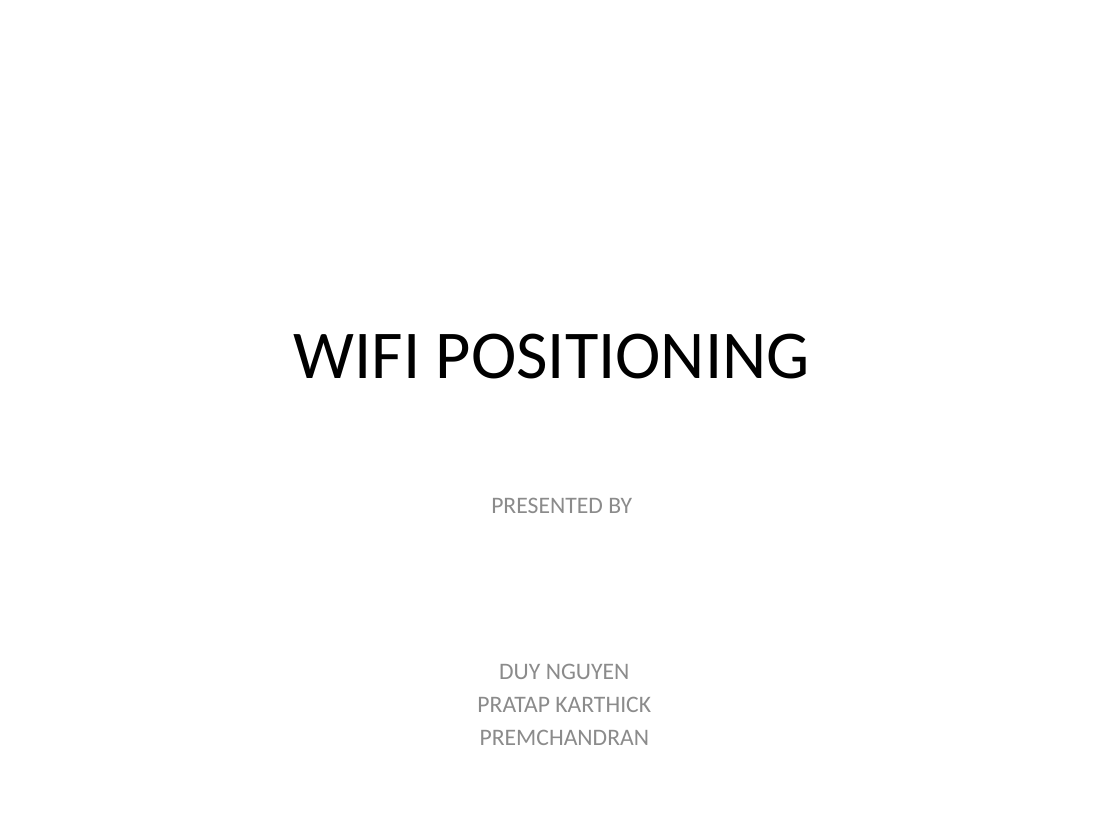
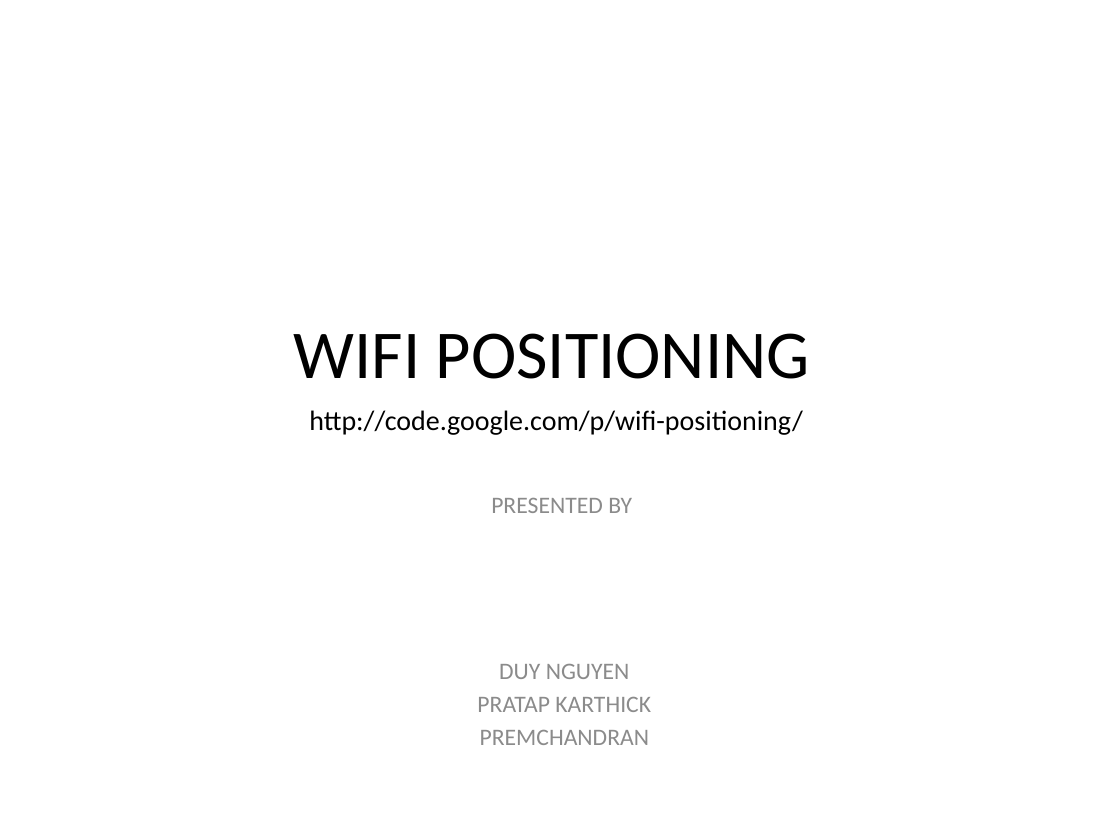
Before and after one commit to deepakstar22/wifi-positioning, a slide deck: slide 1 of WifiPositioning/docs/WIFI POSITIONING.pptx. Drawn at 1120x840 pixels with LibreOffice and Linux fonts; fonts in the diff are those of the drawing. Boxes give left, top, right and bottom in pixels: in the first picture for what was removed or moved away, otherwise in the second. Text is boxed around its words. In the diff, an @@ line names an element or a change of style, - is before the commit and + after.

Commit message:
Adding presentation

```diff
--- a/WifiPositioning/docs/WIFI POSITIONING.pptx
+++ b/WifiPositioning/docs/WIFI POSITIONING.pptx
@@ text added at box(309, 410, 803, 435), 18 pt, text #000000 @@
+http://code.google.com/p/wifi-positioning/
```
Also in this commit, not shown: 1 other slide changed.
